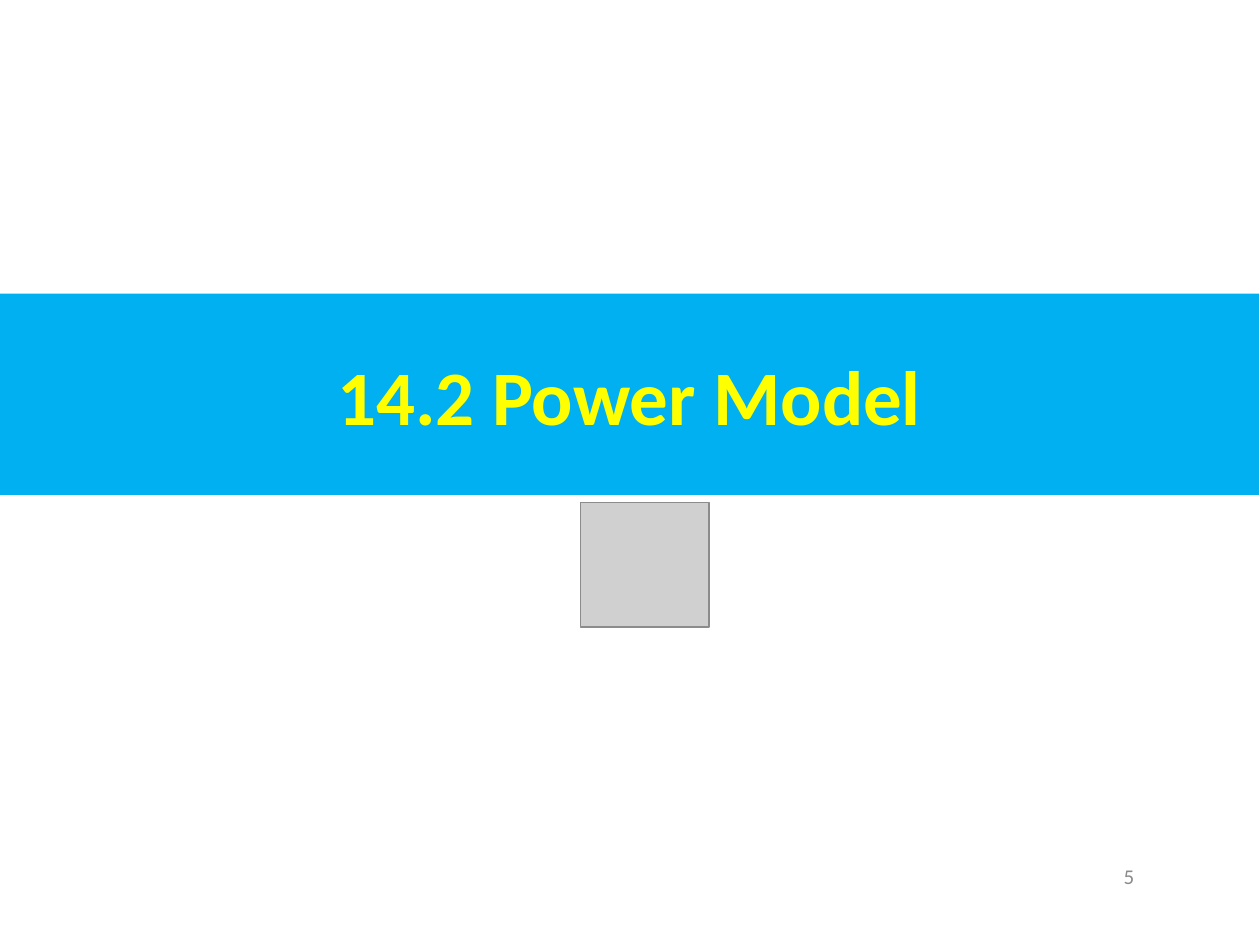
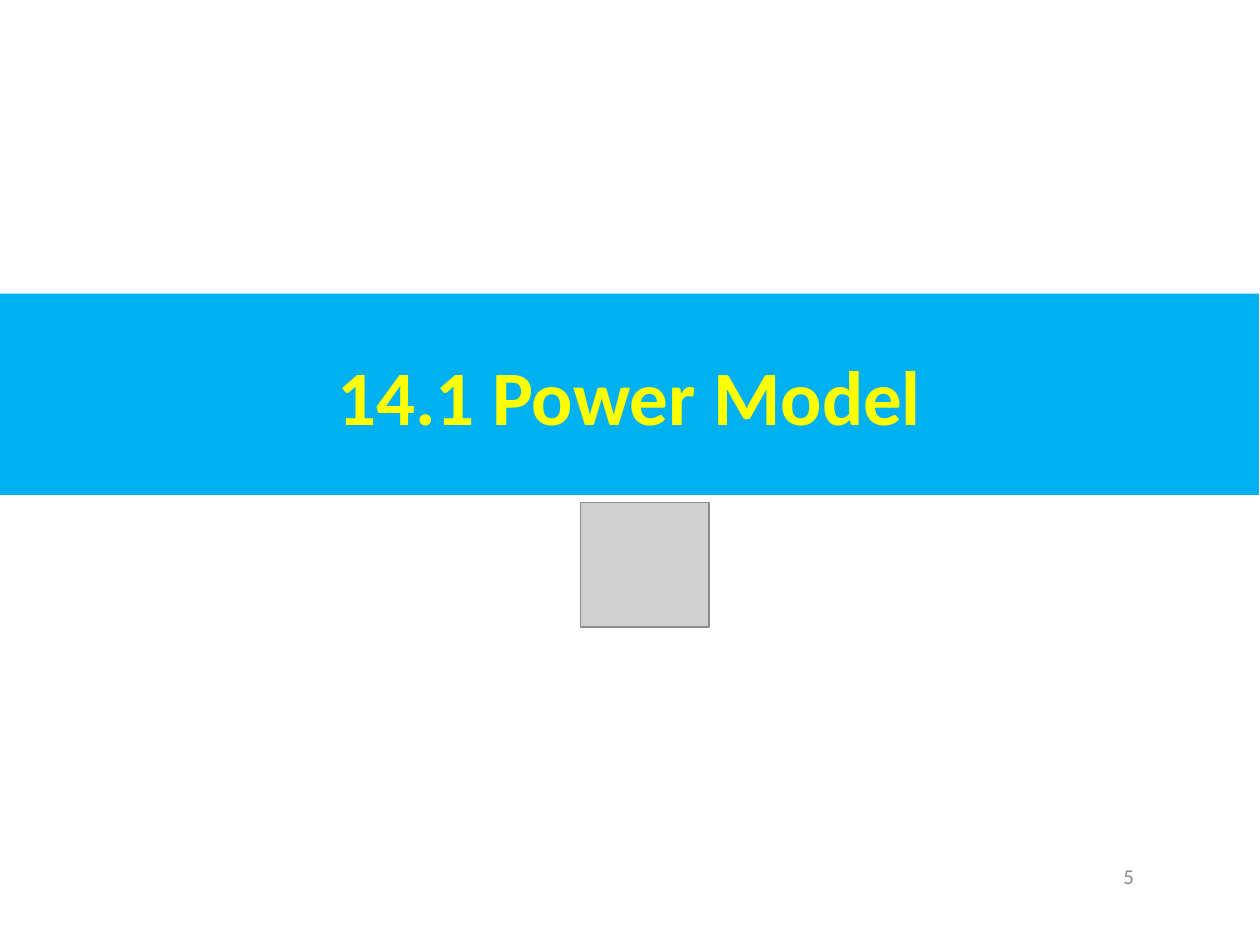
Before and after one commit to peterhchen/AIU_CS850_Gem5_McPAT, a slide deck: slide 5 of 050_Gem5/014.PwrMod/000_Video/014.PowerModel.ppt. Drawn at 1260x945 pixels with LibreOffice and Linux fonts; fonts in the diff are those of the drawing; grey boxes stand for pictures. Boxes give left, top, right and bottom in pixels: in the first picture for what was removed or moved away, otherwise in the second. Text is boxed around its words. In the diff, an @@ line names an element or a change of style, - is before the commit and + after.

```diff
--- a/050_Gem5/014.PwrMod/000_Video/014.PowerModel.ppt
+++ b/050_Gem5/014.PwrMod/000_Video/014.PowerModel.ppt
@@ text in rectangle at (x1=337, y1=371, x2=920, y2=426): text changed @@
-14.2 Power Model
+14.1 Power Model
```
Also in this commit, not shown: 6 other slides changed, 5 slides added.
